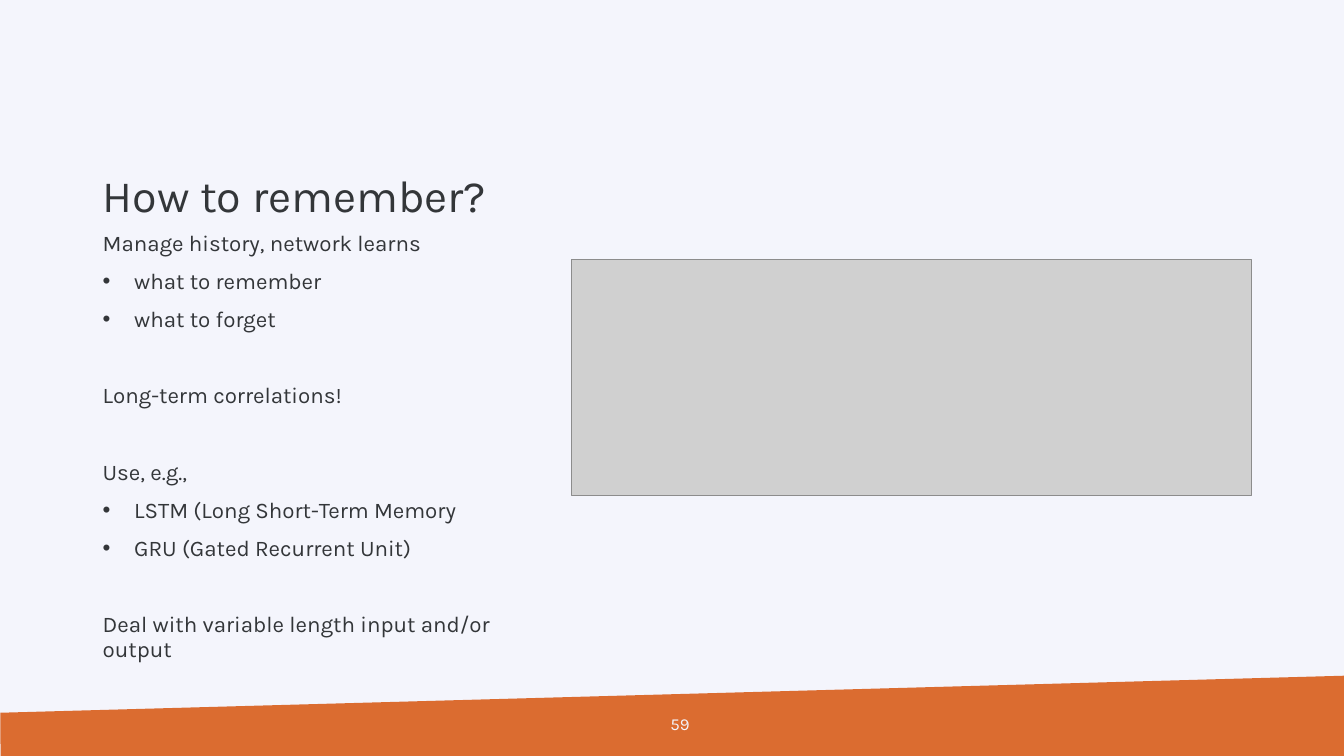
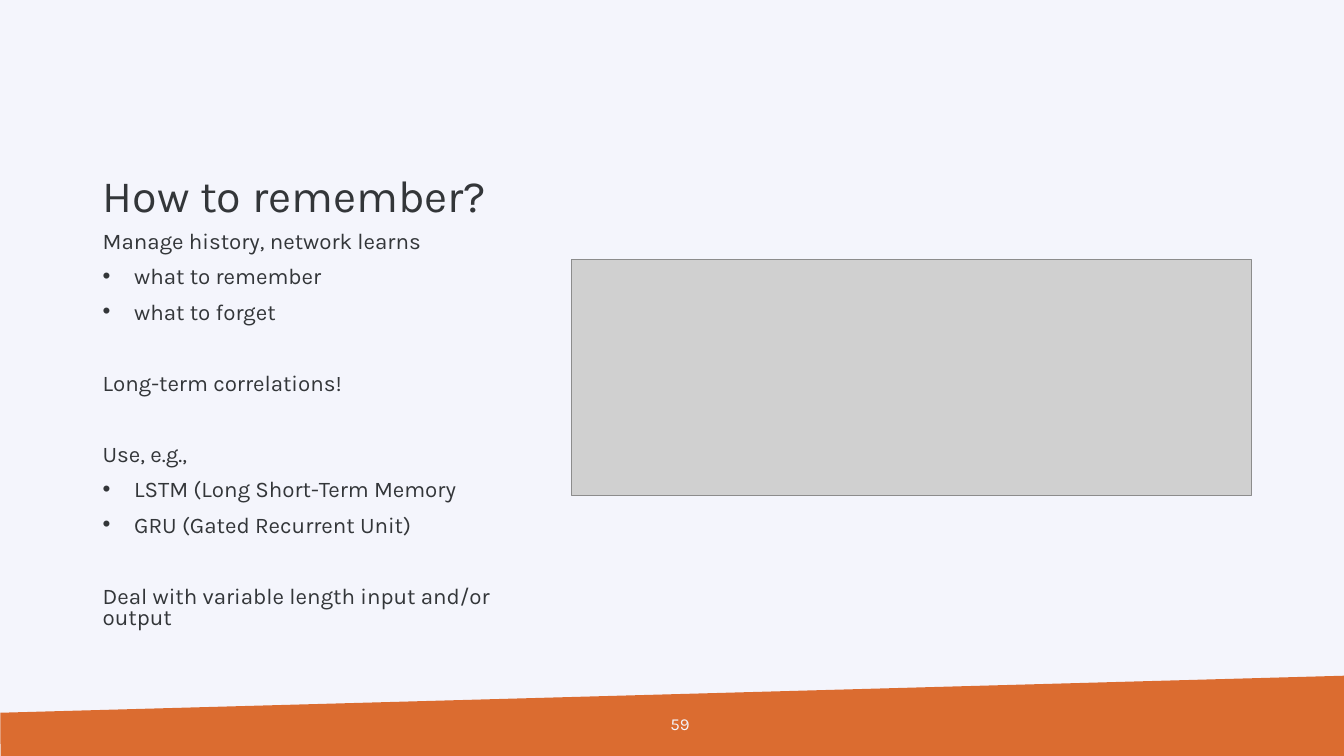
Before and after one commit to gjbex/Machine-learning-with-Python, a slide deck: slide 59 of python_for_machine_learning.pptx. Drawn at 1344x756 pixels with LibreOffice and Linux fonts; fonts in the diff are those of the drawing; grey boxes stand for pictures; background and template pictures are left out. Boxes give left, top, right and bottom in pixels: in the first picture for what was removed or moved away, otherwise in the second. Text is boxed around its words. In the diff, an @@ line names an element or a change of style, - is before the commit and + after.

```diff
--- a/python_for_machine_learning.pptx
+++ b/python_for_machine_learning.pptx
@@ text "Manage history, network learns" at box(103, 233, 490, 631): line spacing 0.9 to 0.8 @@
```
Also in this commit, not shown: 2 other slides changed.
